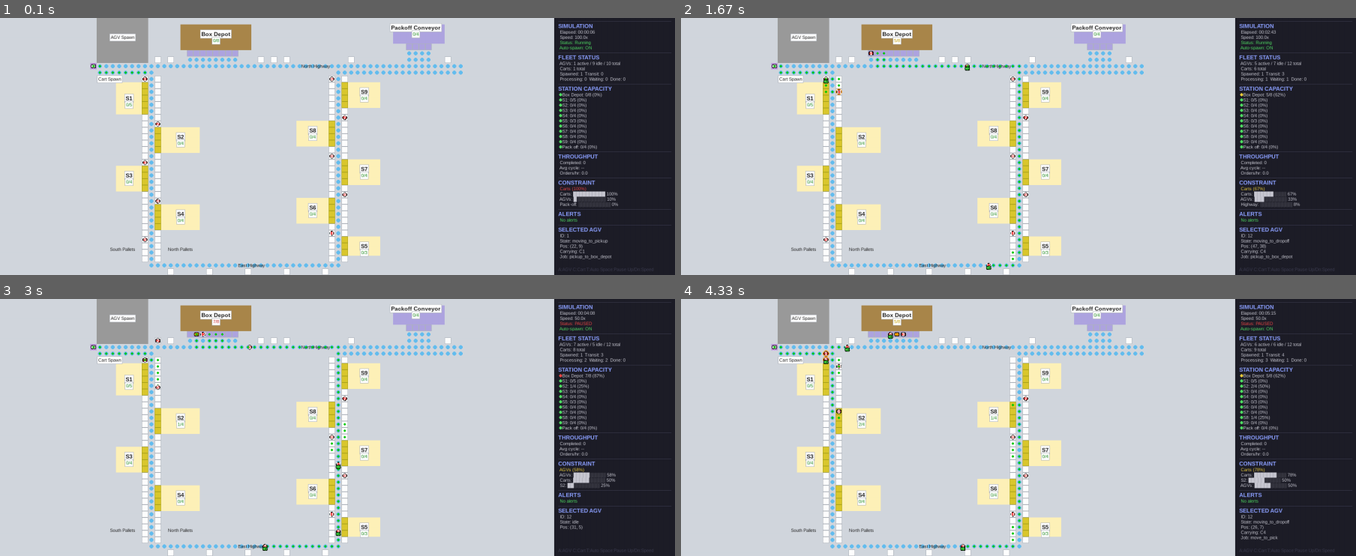
Above: before the commit, frames 1-4 (two rows, left to right).
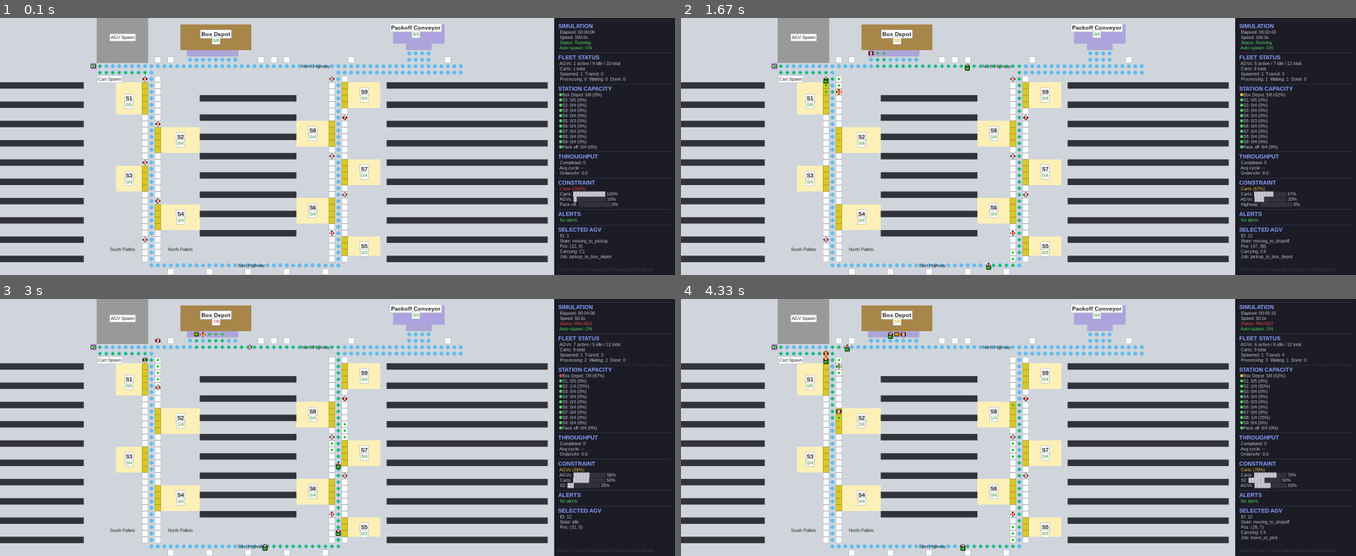
Above: after the commit, the same moments.

Repository: gompcc/WarehouseRepSim
Game: pygame game, started from agv_simulation/__main__.py
The game is run twice, just before and just after one commit, with the same random seed, the same clock (stepped at 60 frames per second) and the same inputs.
Inputs:
- Up to frame 1 (0.1 s): no input
- Up to frame 2 (1.67 s): tap A at 0.33, 0.67 s; tap D at 1 s
- Up to frame 3 (3 s): hold Down 1.83-2.3 s; hold Up 2.33-2.7 s; hold Down from 2.73 s (still down); tap Space at 2.8 s
- Up to frame 4 (4.33 s): release Down at 3.1 s; hold Up 3.13-3.43 s; tap Space at 3.2, 3.53, 3.87, 4.27 s; hold Down 3.47-3.77 s; hold Up 3.8-4.17 s; hold Down from 4.2 s (still down)

The runs differ from the first frame. In frame 1, 13% of the frame differs, in the area x 0-82%, y 24-96%; in frame 2, 13%; in frame 3, 13%; in frame 4, 13%.

Commit message:
Add product aisles: 3 racking banks + 2000-SKU catalog (PRD 14, stage 2)
- aisles.py: bank geometry (west/central/east, bi-level, both faces),
  deterministic layout of exactly 2000 slots (derived width 0.894 m),
  nearest-station SKU zoning, walk path/distance entering walkways at
  their ends only (min over both ends)
- TileType.AISLE_RACK: dark bars, not walkable by AGVs (excluded from
  the AGV graph); drawn under all other layers
- Environment builds the catalog at init (env.catalog)
- Zoning result: S1-S4 <- west+central, S5-S9 <- east+central;
  one-way walks 6-35 m

Picker agents + SKU orders (stage 3) intentionally NOT included: paused
per user to avoid colliding with in-flight dispatcher strategy work.
PICK_TIME_PER_ITEM stays until stage 3 lands.

Co-Authored-By: Claude Fable 5 <noreply@anthropic.com>

Diff:
--- /dev/null
+++ b/agv_simulation/aisles.py
@@ -0,0 +1,193 @@
+"""Product aisles: racking geometry, the 2000-SKU catalog, and picker walking.
+
+Three banks of horizontal bi-level racking runs (see PRD Section 14). Pickers
+walk in the walkways between runs and may only enter a walkway at its two
+ends — never through racking. Every interior run has pick faces on both sides
+(N face serves the walkway above it, S face the walkway below); the top run
+of a bank has only a S face and the bottom run only a N face.
+
+The catalog assigns every SKU (1..NUM_SKUS) one slot and zones each slot to
+the S station with the shortest walking distance. Layout is fully
+deterministic — no RNG — so SKU positions are stable across runs.
+
+Scale: 1 tile = METERS_PER_TILE metres; distances returned are in metres.
+"""
+
+from __future__ import annotations
+
+import logging
+from dataclasses import dataclass, replace
+
+from .enums import TileType
+from .constants import NUM_SKUS, METERS_PER_TILE, RACK_LEVELS
+
+logger = logging.getLogger(__name__)
+
+
+@dataclass(frozen=True)
+class Bank:
+    name: str
+    col_start: int   # first racking column (inclusive)
+    col_end: int     # last racking column (inclusive)
+    run_rows: tuple[int, ...]  # rows containing a racking run, top to bottom
+
+
+# Geometry per PRD 14.3 (coordinates are post-expansion grid columns/rows)
+BANKS: tuple[Bank, ...] = (
+    Bank("west", 0, 12, (10, 13, 16, 19, 22, 25, 28, 31, 34, 37)),
+    Bank("central", 31, 45, (12, 15, 18, 21, 24, 27, 30, 33)),
+    Bank("east", 60, 84, (10, 13, 16, 19, 22, 25, 28, 31, 34, 37)),
+)
+
+
+@dataclass(frozen=True)
+class Slot:
+    """One pick location. ``x`` is in tile units; walking uses metres."""
+    sku: int
+    bank: str
+    run_row: int
+    face: str         # 'N' = picked from the walkway above, 'S' = below
+    level: int        # 0 = lower shelf, 1 = upper
+    x: float          # slot centre, tile units
+    walkway_row: float  # row a picker stands in to pick this slot
+    station: str = ""   # assigned S station (set during catalog build)
+
+
+class Catalog:
+    """The 2000-SKU catalog: slots, station zoning, and walk distances."""
+
+    def __init__(self, tiles: dict) -> None:
+        self.station_pos = _station_centroids(tiles)
+        self.slots: dict[int, Slot] = _layout_slots()
+        self.station_skus: dict[str, list[int]] = {s: [] for s in self.station_pos}
+        for sku, slot in self.slots.items():
+            station = min(
+                self.station_pos,
+                key=lambda s: self.walk_distance(s, sku),
+            )
+            self.slots[sku] = replace(slot, station=station)
+            self.station_skus[station].append(sku)
+        counts = {s: len(v) for s, v in sorted(self.station_skus.items())}
+        logger.info("[Aisles] Catalog: %d SKUs zoned %s", len(self.slots), counts)
+
+    def station_of(self, sku: int) -> str:
+        return self.slots[sku].station
+
+    def walk_path(
+        self, station_id: str, sku: int,
+    ) -> list[tuple[float, float]]:
+        """Waypoints (tile units) from the station to the slot, entering the
+        walkway at its nearer end. Used for distance and picker animation."""
+        slot = self.slots[sku]
+        bank = next(b for b in BANKS if b.name == slot.bank)
+        sx, sy = self.station_pos[station_id]
+        wy = slot.walkway_row
+        best: list[tuple[float, float]] | None = None
+        best_d = float("inf")
+        for end_x in (bank.col_start - 0.5, bank.col_end + 0.5):
+            # Manhattan to the walkway entrance, then straight down the aisle
+            d = abs(sx - end_x) + abs(sy - wy) + abs(slot.x - end_x)
+            if d < best_d:
+                best_d = d
+                best = [(sx, sy), (end_x, sy), (end_x, wy), (slot.x, wy)]
+        assert best is not None
+        return best
+
+    def walk_distance(self, station_id: str, sku: int) -> float:
+        """One-way walking distance in metres from station to slot."""
+        path = self.walk_path(station_id, sku)
+        d = 0.0
+        for (x1, y1), (x2, y2) in zip(path, path[1:]):
+            d += abs(x2 - x1) + abs(y2 - y1)
+        return d * METERS_PER_TILE
+
+
+def _station_centroids(tiles: dict) -> dict[str, tuple[float, float]]:
+    """Mean position of each S station's PICK_STATION tiles (cart spots)."""
+    acc: dict[str, list[tuple[int, int]]] = {}
+    for (x, y), tile in tiles.items():
+        if tile.tile_type == TileType.PICK_STATION and tile.station_id:
+            acc.setdefault(tile.station_id, []).append((x, y))
+    return {
+        sid: (sum(p[0] for p in ps) / len(ps), sum(p[1] for p in ps) / len(ps))
+        for sid, ps in acc.items()
+    }
+
+
+def _layout_slots() -> dict[int, Slot]:
+    """Lay out exactly NUM_SKUS slots across all active faces and levels.
+
+    All (face, level) strips are concatenated into one line; slot centres are
+    placed uniformly along it, then mapped back to their strip. This yields
+    exactly NUM_SKUS slots with a uniform derived slot width.
+    """
+    strips: list[tuple[Bank, int, str, int, float]] = []  # +face length (m)
+    for bank in BANKS:
+        run_len = (bank.col_end - bank.col_start + 1) * METERS_PER_TILE
+        rows = bank.run_rows
+        for i, row in enumerate(rows):
+            faces = []
+            if i > 0:
+                faces.append("N")  # walkway between rows[i-1] and this run
+            if i < len(rows) - 1:
+                faces.append("S")  # walkway below
+            for face in faces:
+                for level in range(RACK_LEVELS):
+                    strips.append((bank, row, face, level, run_len))
+
+    total_len = sum(s[4] for s in strips)
+    slot_width = total_len / NUM_SKUS
+    logger.info(
+        "[Aisles] %d strips, %.0f m of pick face x %d levels -> slot width %.3f m",
+        len(strips), total_len / RACK_LEVELS * 1.0, RACK_LEVELS, slot_width,
+    )
+
+    slots: dict[int, Slot] = {}
+    strip_idx = 0
+    strip_start = 0.0  # cumulative start of current strip along the line
+    for sku in range(1, NUM_SKUS + 1):
+        centre = (sku - 0.5) * slot_width
+        while centre > strip_start + strips[strip_idx][4]:
+            strip_start += strips[strip_idx][4]
+            strip_idx += 1
+        bank, row, face, level, _len = strips[strip_idx]
+        offset_m = centre - strip_start
+        x = bank.col_start + offset_m / METERS_PER_TILE - 0.5
+        walkway_row = row - 1.0 if face == "N" else row + 1.0
+        slots[sku] = Slot(
+            sku=sku, bank=bank.name, run_row=row, face=face,
+            level=level, x=x, walkway_row=walkway_row,
+        )
+    return slots
+
+
+# ----------------------------------------------------------------------
+# Module-level singleton (built once per Environment)
+# ----------------------------------------------------------------------
+
+_catalog: Catalog | None = None
+
+
+def init_catalog(tiles: dict) -> Catalog:
+    """Build (or rebuild) the catalog from the live tile map."""
+    global _catalog
+    _catalog = Catalog(tiles)
+    return _catalog
+
+
+def get_catalog() -> Catalog:
+    if _catalog is None:
+        raise RuntimeError(
+            "SKU catalog not initialised — Environment() builds it via init_catalog()"
+        )
+    return _catalog
+
+
+def aisle_rack_positions() -> list[tuple[int, int]]:
+    """All (x, y) tiles occupied by racking runs (for map building/drawing)."""
+    positions: list[tuple[int, int]] = []
+    for bank in BANKS:
+        for row in bank.run_rows:
+            for x in range(bank.col_start, bank.col_end + 1):
+                positions.append((x, row))
+    return positions
--- a/agv_simulation/constants.py
+++ b/agv_simulation/constants.py
@@ -39,6 +39,7 @@
     TileType.AGV_SPAWN:    (155, 155, 155),
     TileType.CART_SPAWN:   (195, 155, 225),
     TileType.RACKING:      (255, 242, 185),
+    TileType.AISLE_RACK:   (52, 52, 60),
 }
 BG_COLOR       = (210, 215, 222)
 OUTLINE_COLOR  = (175, 180, 188)
@@ -60,8 +61,20 @@
 CART_COLOR_IDLE       = (80, 140, 255)   # blue
 
 BOX_DEPOT_TIME     = 45.0   # seconds processing at box depot
-PICK_TIME_PER_ITEM = 90.0   # seconds per item at pick station
+PICK_TIME_PER_ITEM = 90.0   # DEPRECATED: replaced by the picker walking model
+                            # (PRD §14) once stage 3 lands; still used by the
+                            # dispatcher until then
 PACKOFF_TIME       = 20.0   # seconds processing at pack-off
+
+# Picker & product aisle model (PRD Section 14)
+NUM_SKUS            = 2000   # products, each with one pick slot in the aisles
+METERS_PER_TILE     = 1.0    # walking scale: 1 tile = 1 metre
+RACK_LEVELS         = 2      # bi-level racking
+PICKERS_PER_STATION = 1      # human pickers serving each S station
+PICKER_WALK_SPEED   = 1.4    # m/s
+PICK_GRAB_TIME      = 10.0   # seconds to locate/grab one SKU line at the slot
+ORDER_MIN_LINES     = 1      # order = random set of 1-40 SKUs
+ORDER_MAX_LINES     = 40
 CART_COLOR_PROCESSING = (255, 165, 0)   # orange
 CART_COLOR_WAITING    = (180, 100, 255) # purple — buffered, waiting for station
 CART_COLOR_COMPLETED  = (200, 50, 50)   # red
--- a/agv_simulation/enums.py
+++ b/agv_simulation/enums.py
@@ -11,6 +11,7 @@
     AGV_SPAWN    = "agv_spawn"      # Gray   - AGV starting area
     CART_SPAWN   = "cart_spawn"     # Light purple - cart starting area
     RACKING      = "racking"        # Light yellow - shelving / pallet storage
+    AISLE_RACK   = "aisle_rack"     # Dark bars - bi-level pick racking (SKU slots)
 
 
 class AGVState(Enum):
--- a/agv_simulation/environment.py
+++ b/agv_simulation/environment.py
@@ -26,6 +26,7 @@
 from .models import Cart
 from .agv import AGV
 from .map_builder import build_map, build_graph
+from .aisles import init_catalog
 from .constants import (
     CART_SPAWN_TILES, PRELOAD_SPAWN_INTERVAL, AUTO_SPAWN_INTERVAL,
     STUCK_WARN_SECONDS, DEFAULT_AGV_SPOTS,
@@ -69,6 +70,7 @@
     ) -> None:
         self.tiles = tiles if tiles is not None else build_map()
         self.graph = build_graph(self.tiles)
+        self.catalog = init_catalog(self.tiles)  # 2000-SKU aisle catalog (PRD §14)
         self.agvs: list[AGV] = []
         self.carts: list[Cart] = []
         self.sim_elapsed: float = 0.0
--- a/agv_simulation/map_builder.py
+++ b/agv_simulation/map_builder.py
@@ -11,6 +11,7 @@
 )
 from .models import Tile
 from .pathfinding import astar
+from .aisles import aisle_rack_positions
 
 logger = logging.getLogger(__name__)
 
@@ -158,6 +159,11 @@
     # Along East Highway (one row below, row 39)
     for x in [26, 32, 38, 44, 50]:
         put(x, 39, TileType.PARKING)
+
+    # 14. PRODUCT AISLES — three banks of bi-level pick racking (PRD §14).
+    # Not walkable by AGVs; pickers-only territory.
+    for (x, y) in aisle_rack_positions():
+        put(x, y, TileType.AISLE_RACK)
 
     return tiles
 
--- a/agv_simulation/renderer.py
+++ b/agv_simulation/renderer.py
@@ -435,9 +435,9 @@
     screen.fill(BG_COLOR)
 
     layer_order = [
-        TileType.RACKING, TileType.AGV_SPAWN, TileType.BOX_DEPOT,
-        TileType.PACKOFF, TileType.CART_SPAWN, TileType.PARKING,
-        TileType.PICK_STATION, TileType.HIGHWAY,
+        TileType.AISLE_RACK, TileType.RACKING, TileType.AGV_SPAWN,
+        TileType.BOX_DEPOT, TileType.PACKOFF, TileType.CART_SPAWN,
+        TileType.PARKING, TileType.PICK_STATION, TileType.HIGHWAY,
     ]
     by_type: dict[TileType, list] = {tt: [] for tt in layer_order}
     for tile in tiles.values():
